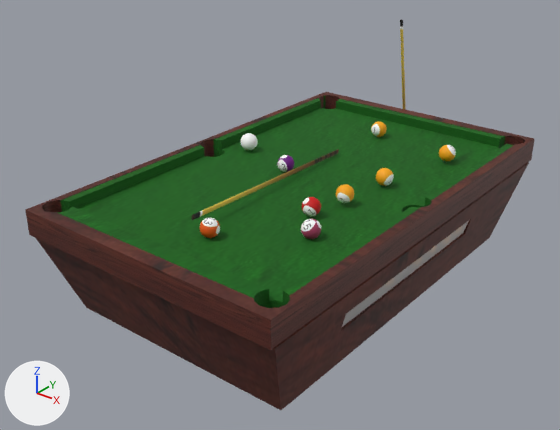
One commit to the COLLADA model BasicEngine/BasicEngine/Data/Circuitos/Billar/01/Billar01.DAE: the scene before it, then after it.
Rendered twice from a 50 mm lens placed at (2.24, -3.06, 1.62), pointed at (-0.08, -0.16, -0.18). Every picture has the same lights, and +X, +Y and +Z are marked at lower left. Where no turn or scale is listed for an object, it has been applied to the vertices.
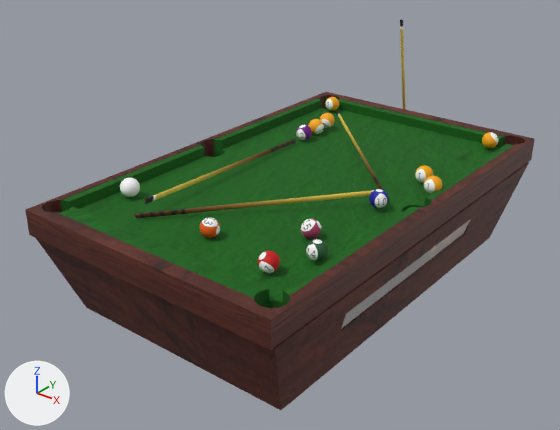
Pixel boxes (x1, y1, x2, y2) of what changed, in the pictures (560 x 430 px):
'Taco02', moved
    before: (191, 149, 339, 220)
    after: (145, 139, 296, 204)
'Plane01', moved
    before: (342, 221, 469, 327)
    after: (341, 219, 471, 329)
'Box_Taco04', added (yellow)
    after: (134, 189, 383, 219)
'Sphere02', moved
    before: (302, 197, 321, 216)
    after: (258, 251, 280, 273)
'Sphere10', moved
    before: (241, 133, 258, 150)
    after: (120, 178, 140, 197)
'Sphere11', moved
    before: (336, 184, 354, 203)
    after: (320, 113, 335, 128)
'Sphere13', moved
    before: (376, 168, 394, 186)
    after: (308, 119, 324, 134)
'Sphere09', moved
    before: (439, 145, 456, 161)
    after: (482, 132, 498, 148)
'Sphere03', moved
    before: (277, 155, 294, 172)
    after: (296, 125, 312, 141)
'Sphere05', moved (not visible before)
    after: (306, 239, 328, 261)
'Sphere15', moved
    before: (371, 121, 387, 137)
    after: (325, 97, 339, 111)
'Sphere01', moved (not visible before)
    after: (369, 189, 388, 208)
'Box_Taco03', added
    after: (337, 111, 389, 199)
'Sphere16', moved (not visible before)
    after: (424, 176, 442, 194)
'Sphere14', moved (not visible before)
    after: (415, 165, 433, 183)

What changed in the scene script:
```text
Add me_box_taco04:
    me_box_taco04.from_pydata(...)  # 110 vertices, 216 faces; spans x -0.006..0.828, y -0.006..0.875, z -0.013..0.064
    me_box_taco04.materials.append(mat_mappoolcue)  # picture img_poolcue_jpg
Add me_box_taco03:
    me_box_taco03.from_pydata(...)  # 110 vertices, 216 faces; spans x -0.875..0.006, y -0.006..0.828, z -0.013..0.064
    me_box_taco03.materials.append(mat_mappoolcue)  # picture img_poolcue_jpg
Change ob_sphere10:
    ob_sphere10.location: (-0.514, 0.094, 0.057) -> (-0.555, -0.764, 0.057)
Change ob_sphere16:
    ob_sphere16.location: (0.634, -0.004, -0.251) -> (0.614, 0.186, 0.065)
Change ob_sphere15:
    ob_sphere15.location: (-0.058, 0.754, 0.052) -> (-0.56, 0.983, 0.052)
Change ob_sphere14:
    ob_sphere14.location: (0.647, 0.272, -0.242) -> (0.499, 0.306, 0.052)
Change ob_sphere13:
    ob_sphere13.location: (0.359, 0.145, 0.054) -> (-0.373, 0.549, 0.054)
Change ob_sphere11:
    ob_sphere11.location: (0.33, -0.173, 0.063) -> (-0.375, 0.665, 0.063)
Change ob_sphere09:
    ob_sphere09.location: (0.456, 0.638, 0.058) -> (0.553, 0.972, 0.058)
Change ob_sphere05:
    ob_sphere05.location: (0.615, -0.378, -0.26) -> (0.561, -0.717, 0.059)
Change ob_sphere03:
    ob_sphere03.location: (-0.154, -0.022, 0.051) -> (-0.37, 0.425, 0.051)
Change ob_sphere02:
    ob_sphere02.location: (0.278, -0.376, 0.053) -> (0.459, -0.912, 0.053)
Change ob_sphere01:
    ob_sphere01.location: (0.619, -0.116, -0.258) -> (0.488, -0.116, 0.061)
Change ob_plane01:
    ob_plane01.location: (0.693, -0.109, -0.252) -> (0.693, -0.109, -0.266)
Change ob_taco02:
    ob_taco02.location: (-0.082, 0.359, 0.021) -> (-0.377, 0.344, 0.021)
Add ob_box_taco04:
    ob_box_taco04 = bpy.data.objects.new('Box_Taco04', me_box_taco04)
    ob_box_taco04.location = (-0.345, -0.921, 0.021)
Add ob_box_taco03:
    ob_box_taco03 = bpy.data.objects.new('Box_Taco03', me_box_taco03)
    ob_box_taco03.location = (0.479, -0.022, 0.021)
```
